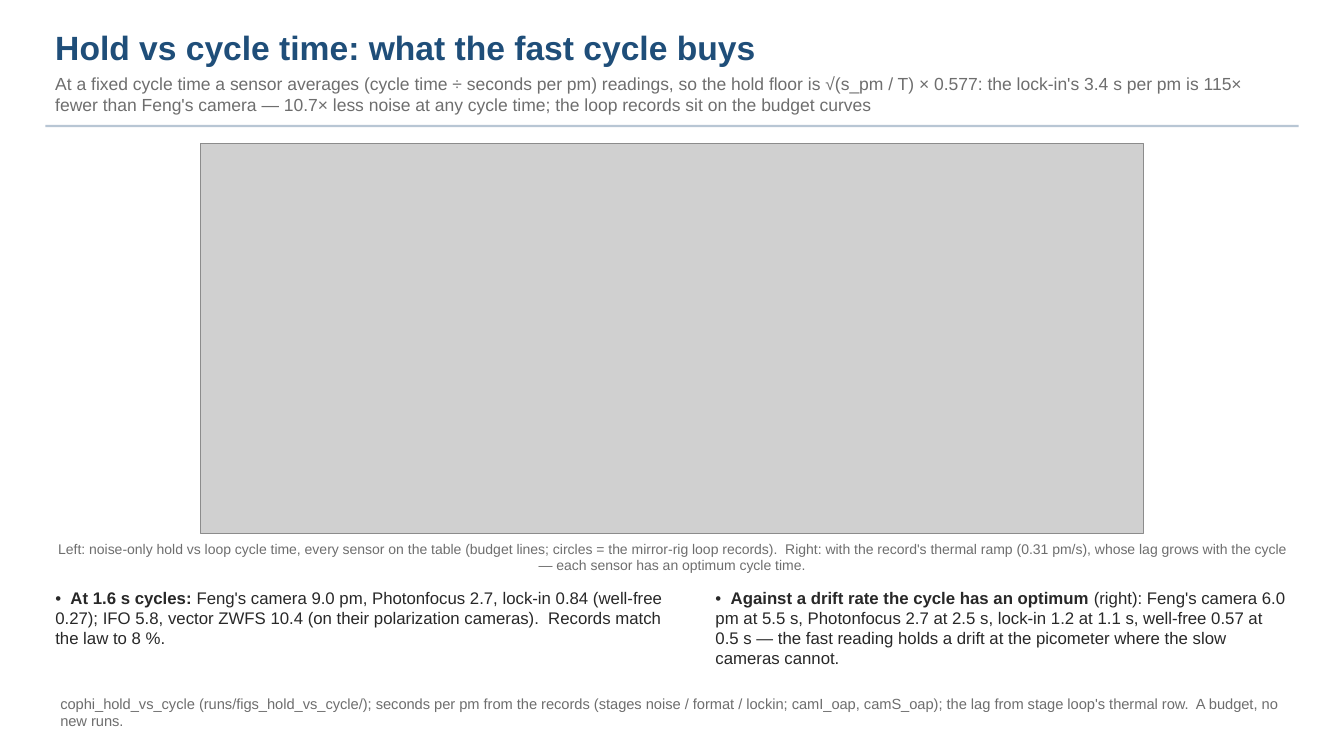
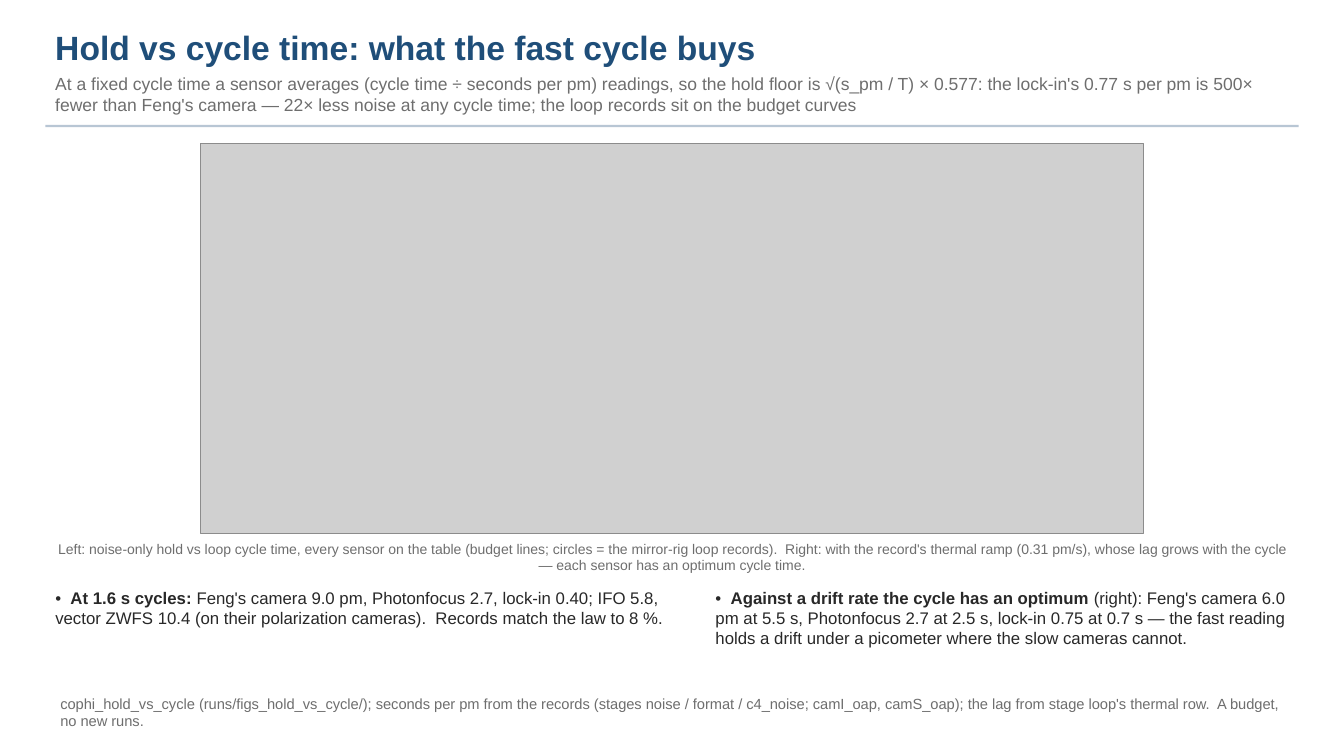
Before and after one commit to nasa-jpl/macos, a slide deck: slide 16 of demo_session/deck_cophi.pptx. Drawn at 1344x756 pixels with LibreOffice and Linux fonts; fonts in the diff are those of the drawing; grey boxes stand for pictures. Boxes give left, top, right and bottom in pixels: in the first picture for what was removed or moved away, otherwise in the second. Text is boxed around its words. In the diff, an @@ line names an element or a change of style, - is before the commit and + after.

```diff
--- a/demo_session/deck_cophi.pptx
+++ b/demo_session/deck_cophi.pptx
@@ text at [55, 77, 1252, 115]: text changed @@
-At a fixed cycle time a sensor averages (cycle time ÷ seconds per pm) readings, so the hold floor is √(s_pm / T) × 0.577: the lock-in's 3.4 s per pm is 115× fewer than Feng's camera — 10.7× less noise at any cycle time; the loop records sit on the budget curves
+At a fixed cycle time a sensor averages (cycle time ÷ seconds per pm) readings, so the hold floor is √(s_pm / T) × 0.577: the lock-in's 0.77 s per pm is 500× fewer than Feng's camera — 22× less noise at any cycle time; the loop records sit on the budget curves
@@ text at [55, 592, 658, 624]: text changed @@
-• At 1.6 s cycles: Feng's camera 9.0 pm, Photonfocus 2.7, lock-in 0.84 (well-free 0.27); IFO 5.8, vector ZWFS 10.4 (on their polarization cameras). Records match the law to 8 %.
+• At 1.6 s cycles: Feng's camera 9.0 pm, Photonfocus 2.7, lock-in 0.40; IFO 5.8, vector ZWFS 10.4 (on their polarization cameras). Records match the law to 8 %.
@@ text at [715, 592, 1285, 648]: text changed @@
-• Against a drift rate the cycle has an optimum (right): Feng's camera 6.0 pm at 5.5 s, Photonfocus 2.7 at 2.5 s, lock-in 1.2 at 1.1 s, well-free 0.57 at 0.5 s — the fast reading holds a drift at the picometer where the slow cameras cannot.
+• Against a drift rate the cycle has an optimum (right): Feng's camera 6.0 pm at 5.5 s, Photonfocus 2.7 at 2.5 s, lock-in 0.75 at 0.7 s — the fast reading holds a drift under a picometer where the slow cameras cannot.
@@ text at [60, 698, 1279, 726]: text changed @@
-cophi_hold_vs_cycle (runs/figs_hold_vs_cycle/); seconds per pm from the records (stages noise / format / lockin; camI_oap, camS_oap); the lag from stage loop's thermal row. A budget, no new runs.
+cophi_hold_vs_cycle (runs/figs_hold_vs_cycle/); seconds per pm from the records (stages noise / format / c4_noise; camI_oap, camS_oap); the lag from stage loop's thermal row. A budget, no new runs.
```
Also in this commit, not shown: 15 other slides changed, 12 other files.
